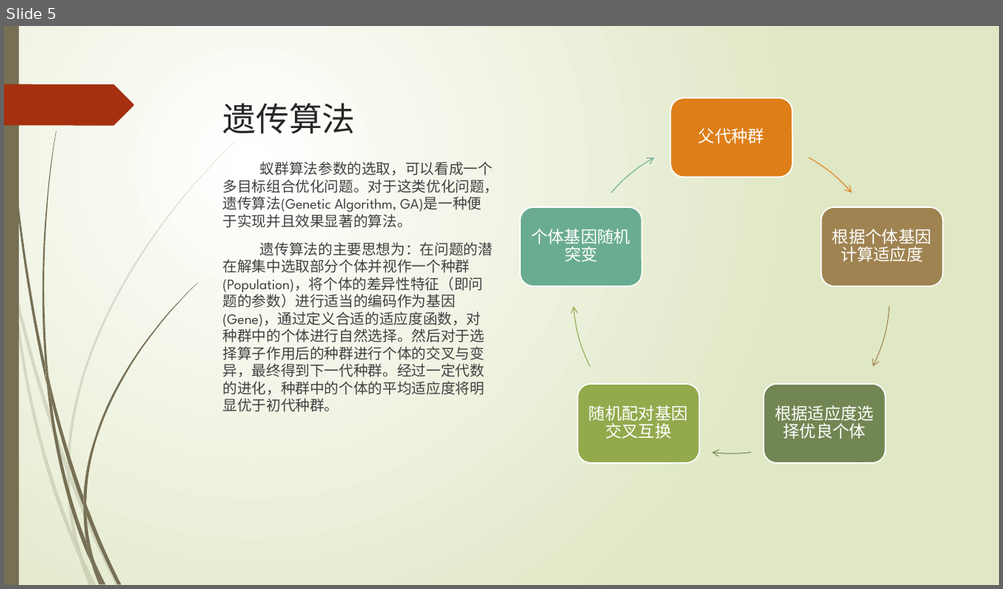
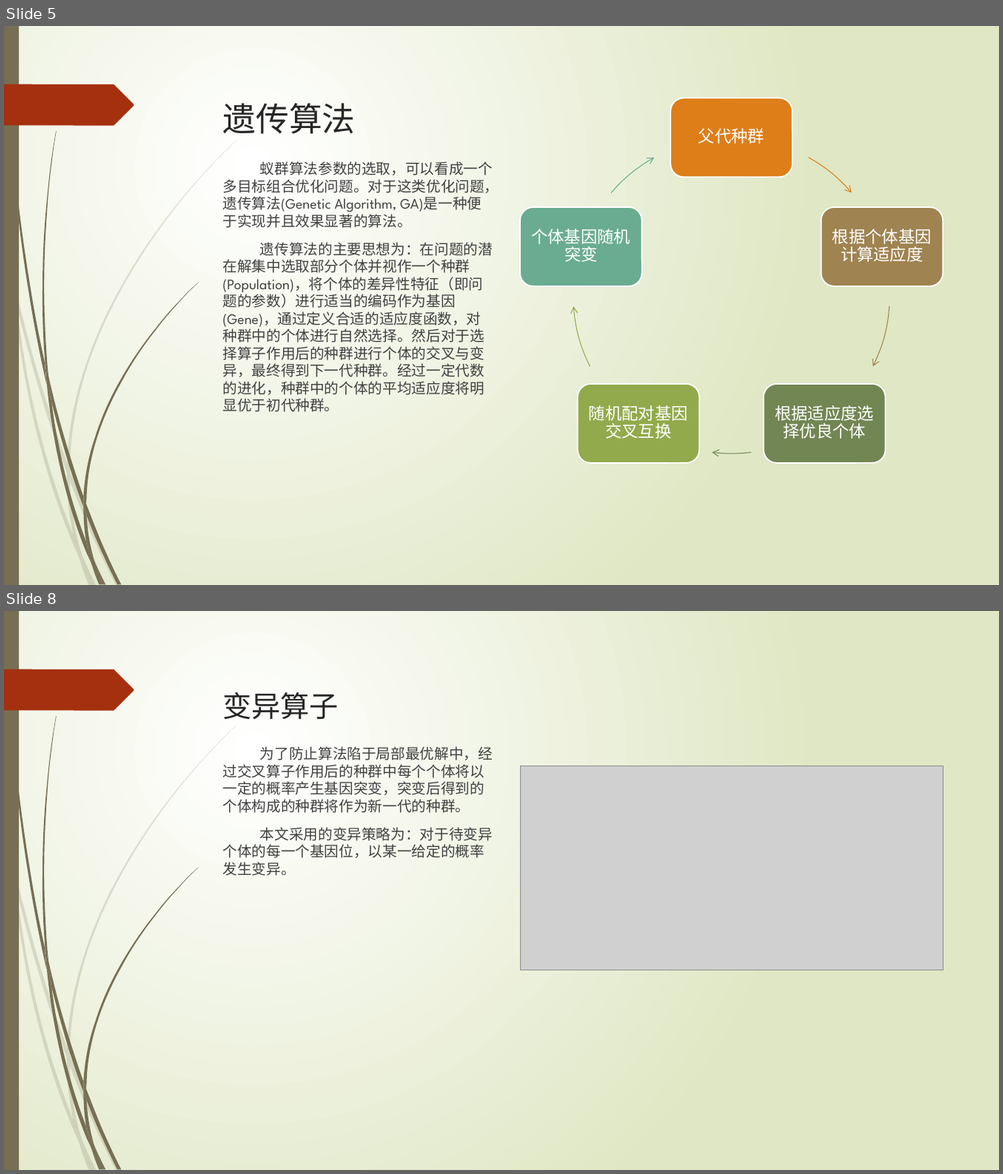
Before and after one commit to sigh0829/ga_aco, a slide deck: src/main/resources/draft/答辩演示文稿.pptx. Shown one above the other, each under a label of ours: slide 5 before the commit, slides 5 and 8 after it; the slides between them are not shown. The pictures are 1003x589 and 1003x1174 pixels, drawn with LibreOffice and Linux fonts; fonts in the diff are those of the drawing; grey boxes stand for pictures. Boxes give left, top, right and bottom in pixels: in the first picture for what was removed or moved away, otherwise in the second. Text is boxed around its words. In the diff, an @@ line names an element or a change of style, - is before the commit and + after.

```diff
--- a/src/main/resources/draft/答辩演示文稿.pptx
+++ b/src/main/resources/draft/答辩演示文稿.pptx
@@ slide 8 added at (4,611,999,1170), background gradient #FFFFFF to #DFE8C4; not listed: 24 template elements that a slide beside it also shows @@
@@ title added at (222,692,338,719), 28 pt, text #262626 @@
+变异算子
@@ text added at (222,746,492,876), 14 pt, text #404040 @@
+为了防止算法陷于局部最优解中，经过交叉算子作用后的种群中每个个体将以一定的概率产生基因突变，突变后得到的个体构成的种群将作为新一代的种群。
+本文采用的变异策略为：对于待变异个体的每一个基因位，以某一给定的概率发生变异。
@@ picture added at (520,766,942,971) @@
```
Also in this commit, not shown: 3 slides changed, 6 other slides added.
